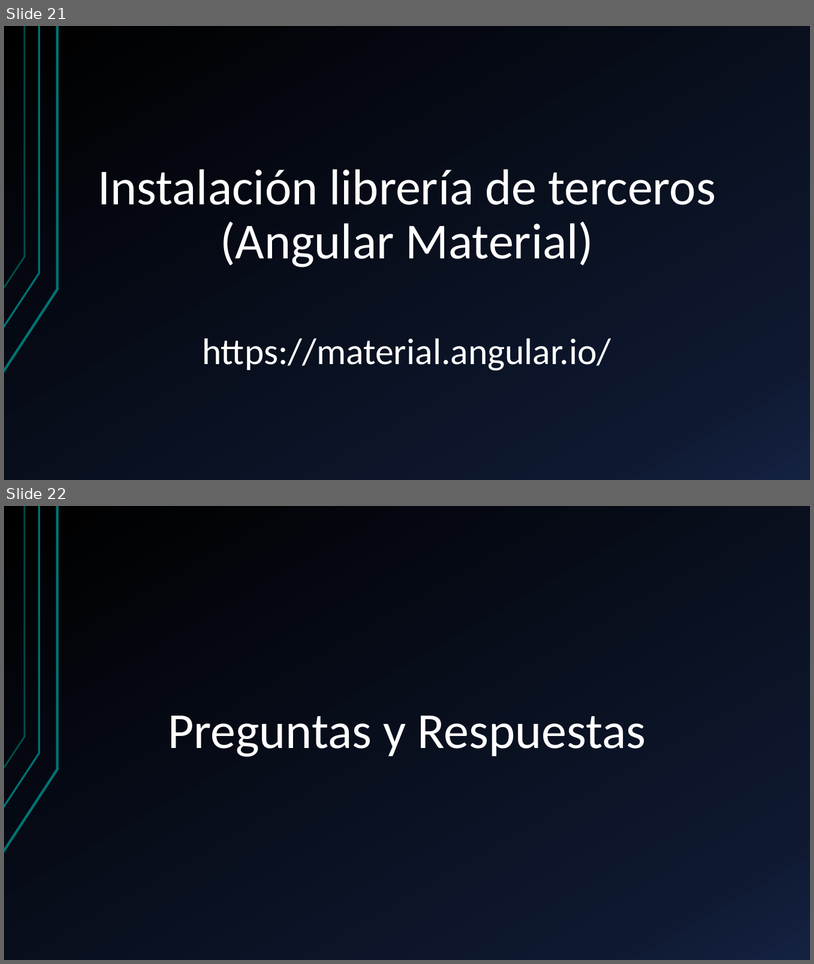
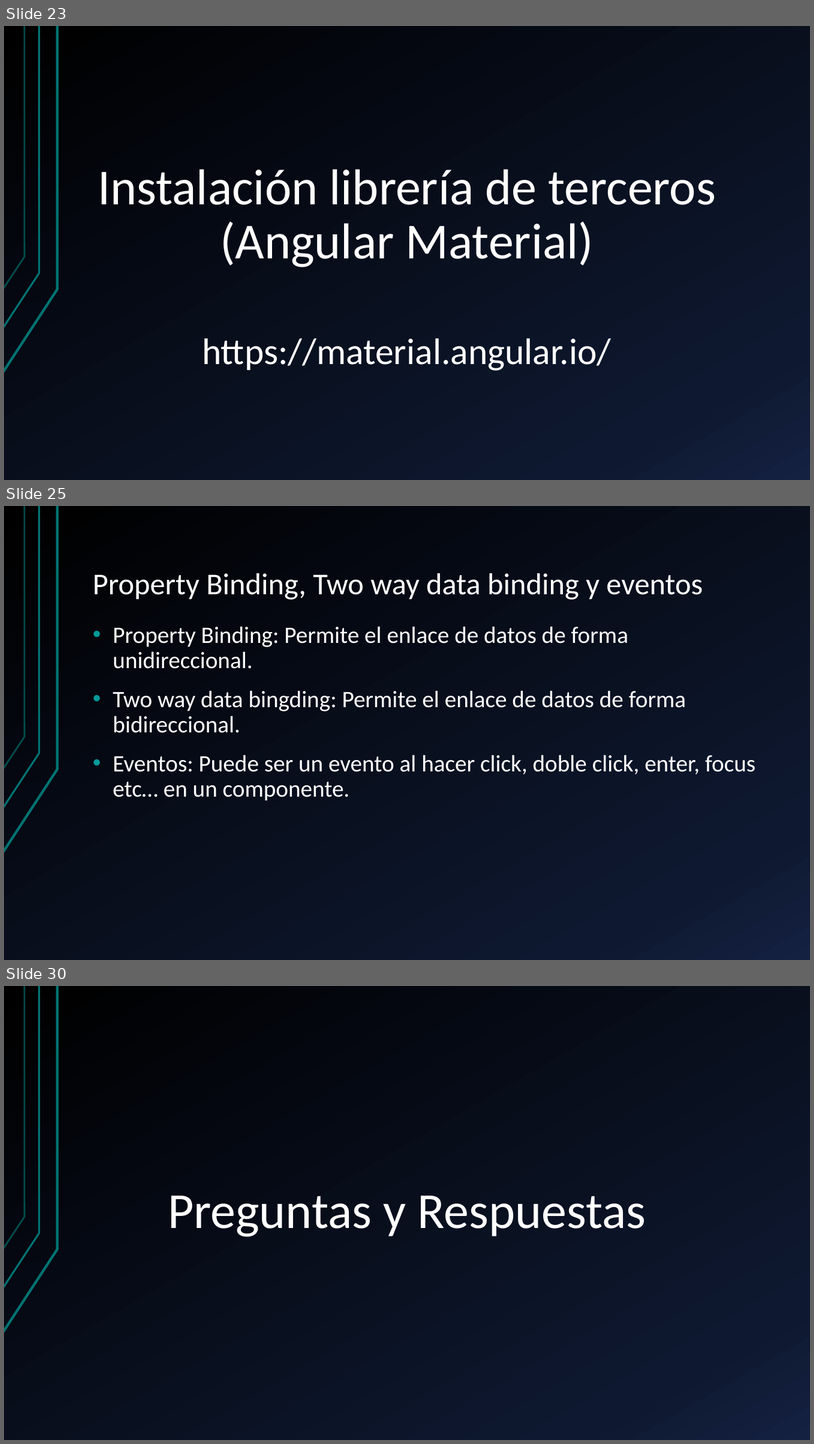
Before and after one commit to KevinToala/capacitacionAngular, a slide deck: Angular.pptx. Shown one above the other, each under a label of ours: slides 21 and 22 before the commit, slides 23, 25 and 30 after it; the slides between them are not shown. The pictures are 814x964 and 814x1444 pixels, drawn with LibreOffice and Linux fonts; fonts in the diff are those of the drawing. Boxes give left, top, right and bottom in pixels: in the first picture for what was removed or moved away, otherwise in the second. Text is boxed around its words. In the diff, an @@ line names an element or a change of style, - is before the commit and + after.

```diff
--- a/Angular.pptx
+++ b/Angular.pptx
@@ slide 25 added at (4, 506, 810, 960), background gradient #000000 to #0F1931 to #142242; not listed: 3 template elements that a slide beside it also shows @@
@@ title added at (93, 573, 703, 600), 36 pt, text #FFFFFF @@
+Property Binding, Two way data binding y eventos
@@ text added at (113, 626, 756, 801), 28 pt, text #FFFFFF @@
+• Property Binding: Permite el enlace de datos de forma unidireccional.
+• Two way data bingding: Permite el enlace de datos de forma bidireccional.
+• Eventos: Puede ser un evento al hacer click, doble click, enter, focus etc… en un componente.
@@ what was slide 21 is now slide 23 @@
@@ what was slide 22 is now slide 30 @@
```
Also in this commit, not shown: 8 other slides added.
